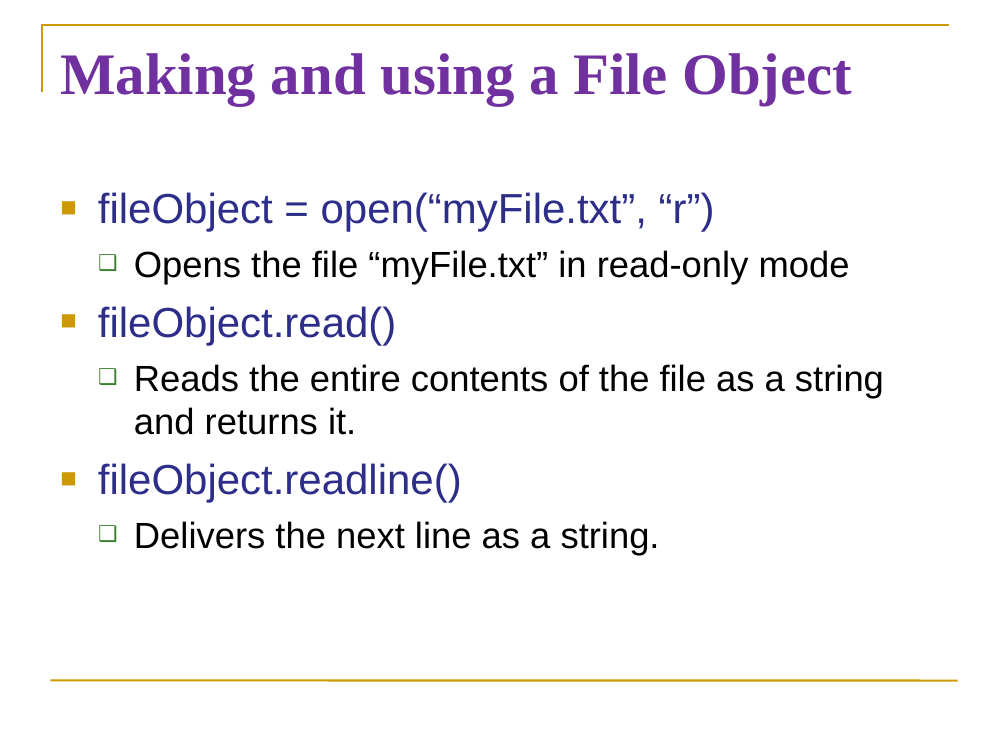
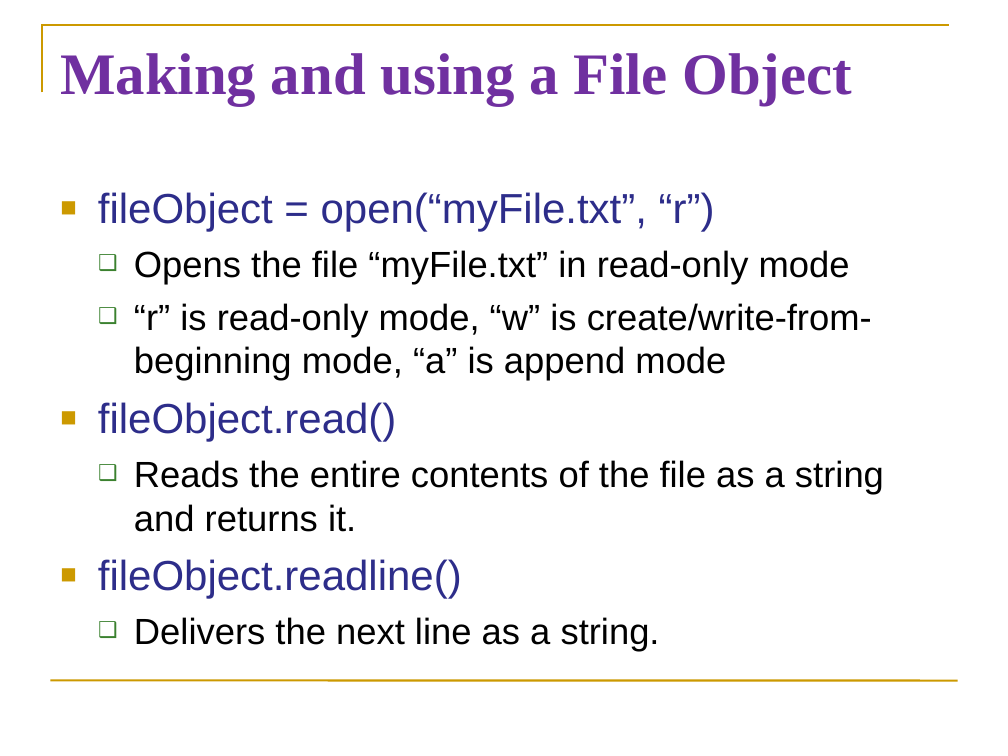
Before and after one commit to diesburg/teaching-intro-to-python-fall-2024, a slide deck: slide 5 of sessions/s22/s22.ppt (slide 4 before the commit). Drawn at 1008x756 pixels with LibreOffice and Linux fonts; fonts in the diff are those of the drawing. Boxes give left, top, right and bottom in pixels: in the first picture for what was removed or moved away, otherwise in the second. Text is boxed around its words. In the diff, an @@ line names an element or a change of style, - is before the commit and + after.

```diff
--- a/sessions/s22/s22.ppt
+++ b/sessions/s22/s22.ppt
@@ text at bbox=[134, 303, 872, 381]: paragraph added @@
+  ❑ “r” is read-only mode, “w” is create/write-from-beginning mode, “a” is append mode
```
Also in this commit, not shown: 3 other slides changed, 2 slides added, 3 slides removed, 4 other files.
